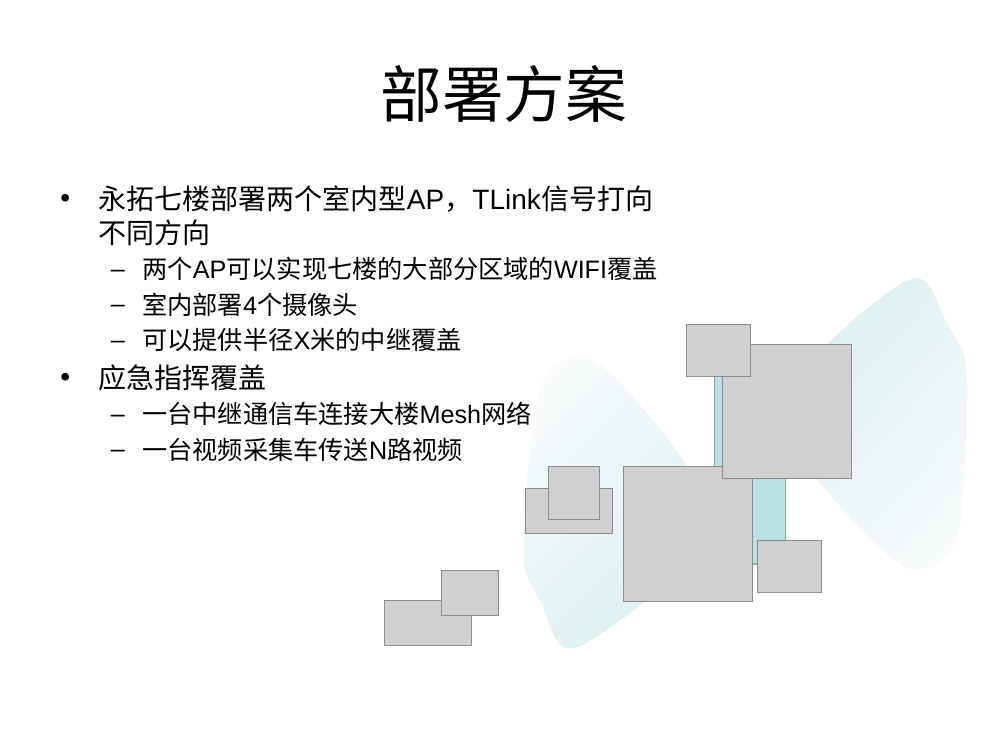
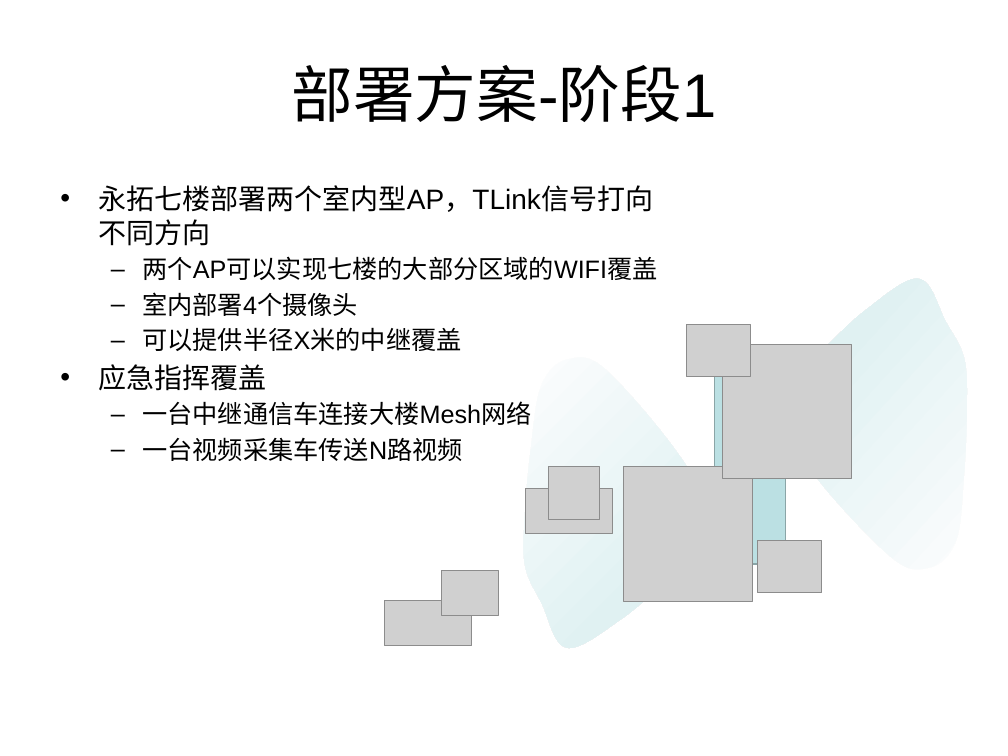
Before and after one commit to scutxieyun/Gfapiao, a slide deck: slide 9 of doc/基于Mesh的视频监控解决方案.pptx. Drawn at 1008x756 pixels with LibreOffice and Linux fonts; fonts in the diff are those of the drawing; grey boxes stand for pictures. Boxes give left, top, right and bottom in pixels: in the first picture for what was removed or moved away, otherwise in the second. Text is boxed around its words. In the diff, an @@ line names an element or a change of style, - is before the commit and + after.

Commit message:
doc

```diff
--- a/doc/基于Mesh的视频监控解决方案.pptx
+++ b/doc/基于Mesh的视频监控解决方案.pptx
@@ title at [292, 65, 717, 122]: text changed @@
-部署方案
+部署方案-阶段1
```
Also in this commit, not shown: 1 slide removed.
